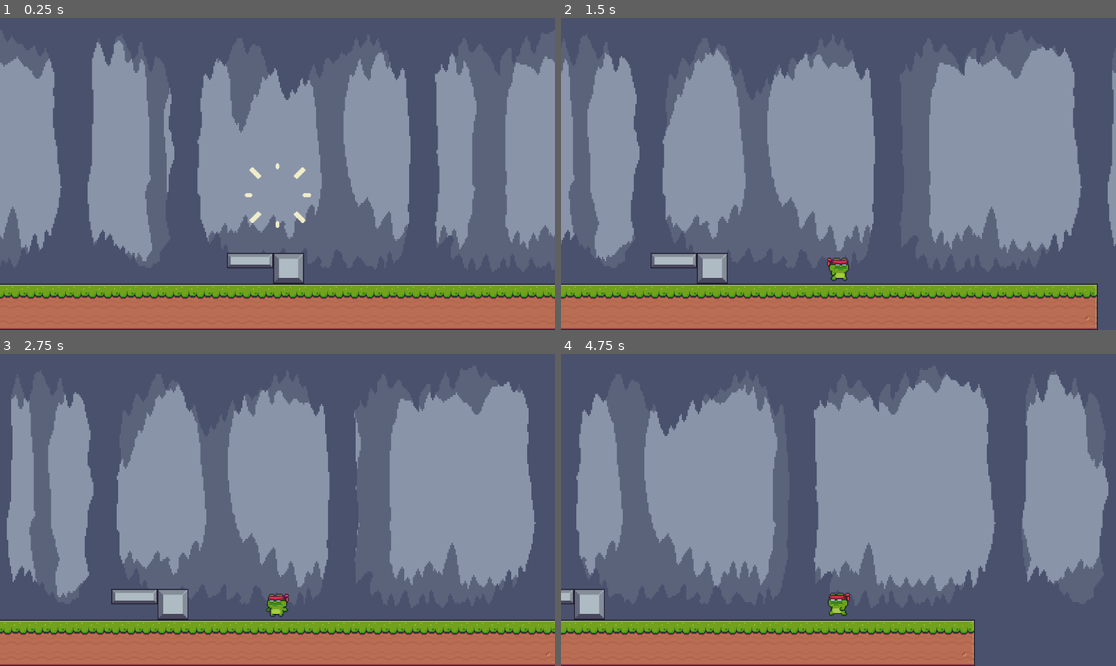
Above: before the commit, frames 1-4 (two rows, left to right).
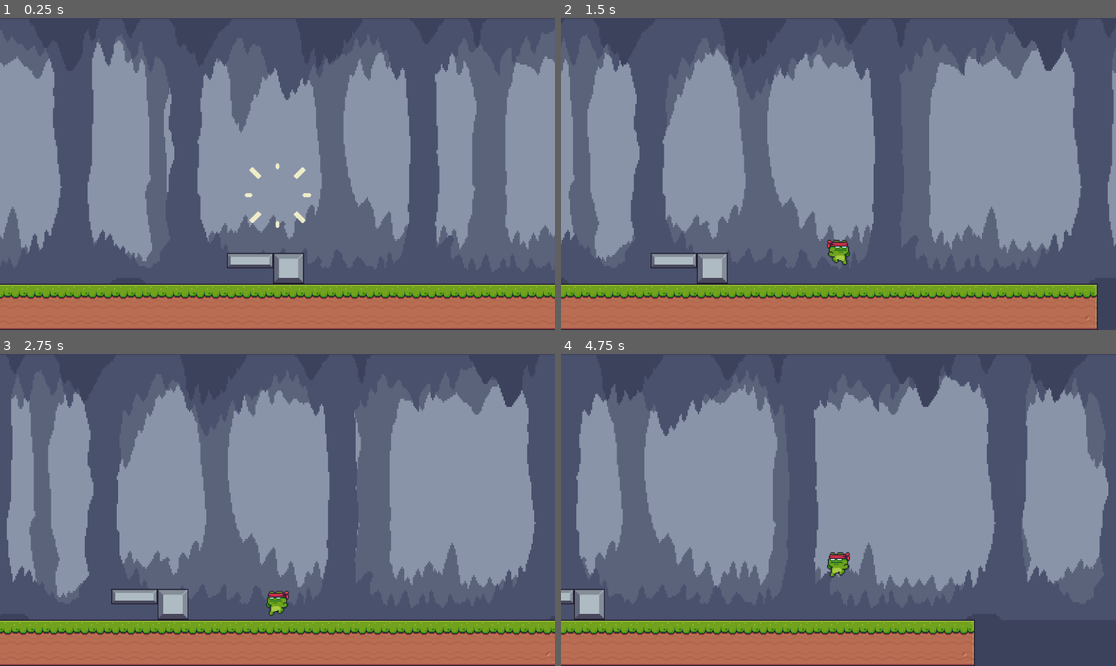
Above: after the commit, the same moments.

Repository: Jhon-mantila/ninja-frog
Game: Godot game, scene res://Scenes/Screen/screen_1.tscn
Two runs of this game, one before a commit and one after it. Both use one fixed random seed, a clock stepped at 60 frames per second and the inputs below.
Inputs:
- Up to frame 1 (0.25 s): no input
- Up to frame 2 (1.5 s): tap Enter (ui_accept) at 0.5, 0.6, 0.77, 1.07, 1.35 s; hold Right (ui_right) from 0.53 s (still down)
- Up to frame 3 (2.75 s): tap Enter (ui_accept) at 1.52, 1.82, 2.1 s; release Right (ui_right) at 2.03 s; hold Left (ui_left) from 2.03 s (still down)
- Up to frame 4 (4.75 s): release Left (ui_left) at 2.78 s; hold Right (ui_right) 2.78-4.28 s; tap Enter (ui_accept) at 2.85, 3.02, 3.32, 3.6, 3.77, 4.07, 4.35, 4.52 s; hold Left (ui_left) from 4.28 s (still down)

The runs differ from the first frame. In frame 1, less than 0.1% of the frame differs, in the area x 59-87%, y 8-15%; in frame 2, 0.8%; in frame 3, 0.5%; in frame 4, 1.4%, in the area x 8-91%, y 3-84%.

Commit message:
Programando el coyote time

Diff:
--- a/Scenes/Characters/frog.gd
+++ b/Scenes/Characters/frog.gd
@@ -2,22 +2,32 @@
 
 
 const SPEED = 300.0
-const JUMP_VELOCITY = -400.0
+const JUMP_VELOCITY = -450.0
 
 # Get the gravity from the project settings to be synced with RigidBody nodes.
 var gravity = ProjectSettings.get_setting("physics/2d/default_gravity")
 var appeared: bool = false
+var leaved_floor : bool = false
+var had_jump: bool = false
 
 func _ready():
 	$animacionesFrog.play("appear")
 
 func _physics_process(delta):
+
+	if is_on_floor():
+		leaved_floor = false
+		had_jump = false
+
 	# Add the gravity.
 	if not is_on_floor():
-		velocity.y += gravity * delta
+		if not leaved_floor:
+			$coyote_timer.start()
+			leaved_floor = true
+	velocity.y += gravity * delta
 
 	# Handle jump.
-	if Input.is_action_just_pressed("ui_accept") and is_on_floor():
+	if Input.is_action_just_pressed("ui_accept") and right_to_jump():
 		velocity.y = JUMP_VELOCITY
 
 	# Get the input direction and handle the movement/deceleration.
@@ -57,7 +67,22 @@
 		$animacionesFrog.play("jump_up")
 		pass
 
+func right_to_jump():
+	if had_jump: return false
+	if is_on_floor():
+		had_jump = true
+		return true
+	elif not $coyote_timer.is_stopped():
+		had_jump = true
+		return true
+################
+# Señales
+################
 func _on_animaciones_frog_animation_finished():
 	print($animacionesFrog.animation)
 	if $animacionesFrog.animation == "appear":
 		appeared = true # Replace with function body.
+
+func _on_coyote_timer_timeout():
+	print("Inicio contador boom!")
+	print($coyote_timer.wait_time)
--- a/Scenes/Characters/frog.tscn
+++ b/Scenes/Characters/frog.tscn
@@ -477,4 +477,9 @@
 editor_draw_limits = true
 editor_draw_drag_margin = true
 
+[node name="coyote_timer" type="Timer" parent="."]
+wait_time = 0.5
+one_shot = true
+
 [connection signal="animation_finished" from="animacionesFrog" to="." method="_on_animaciones_frog_animation_finished"]
+[connection signal="timeout" from="coyote_timer" to="." method="_on_coyote_timer_timeout"]
--- a/Scenes/Fondos/parallax_background_1.tscn
+++ b/Scenes/Fondos/parallax_background_1.tscn
@@ -36,7 +36,6 @@
 motion_mirroring = Vector2(1152, 0)
 
 [node name="Sky" type="Sprite2D" parent="fondo_frente"]
-visible = false
-position = Vector2(575.5, 341)
-scale = Vector2(3.0026, 4.17284)
+position = Vector2(575.5, 354.5)
+scale = Vector2(3.0026, 4.33951)
 texture = ExtResource("4_haqqd")
